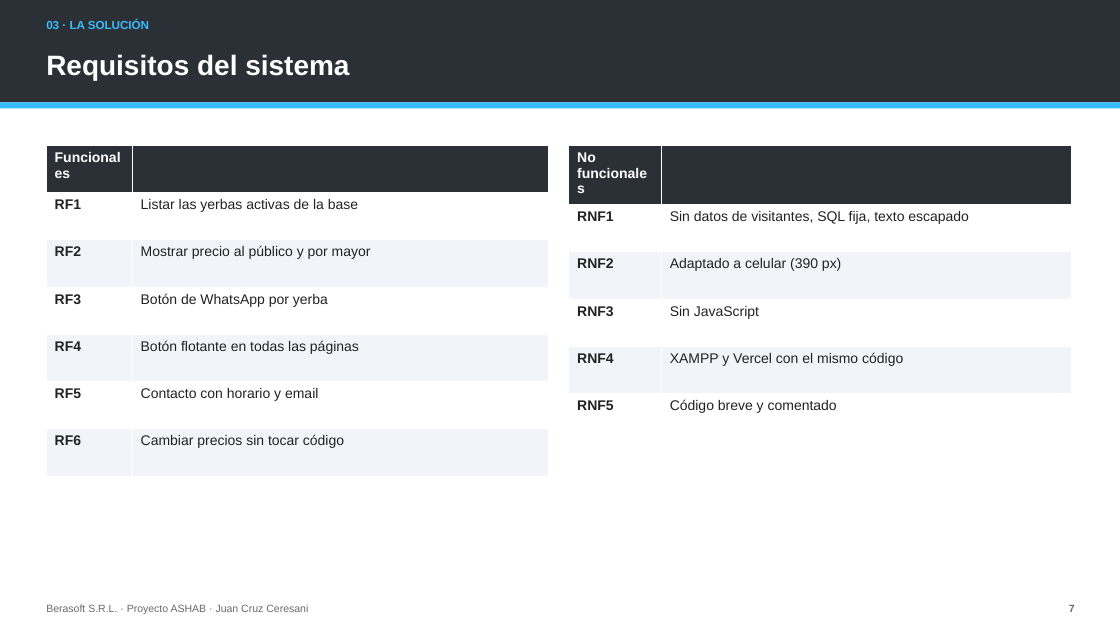
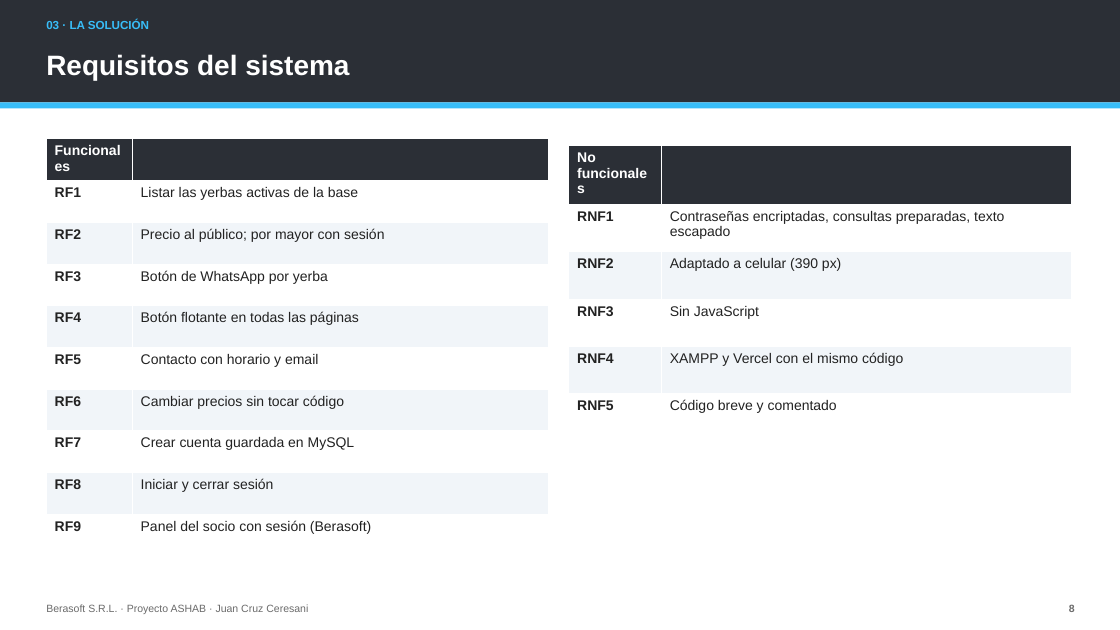
Before and after one commit to Gambeta-latorre/proyecto-consultora, a slide deck: slide 8 of 06_Documentos/Presentacion_ASHAB_Berasoft.pptx (slide 7 before the commit). Drawn at 1120x630 pixels with LibreOffice and Linux fonts; fonts in the diff are those of the drawing. Boxes give left, top, right and bottom in pixels: in the first picture for what was removed or moved away, otherwise in the second. Text is boxed around its words. In the diff, an @@ line names an element or a change of style, - is before the commit and + after.

```diff
--- a/06_Documentos/Presentacion_ASHAB_Berasoft.pptx
+++ b/06_Documentos/Presentacion_ASHAB_Berasoft.pptx
@@ table at box(46, 139, 549, 555) @@
-row 3, column 2: Mostrar precio al público y por mayor
+row 3, column 2: Precio al público; por mayor con sesión
+row 8: RF7 | Crear cuenta guardada en MySQL
+row 9: RF8 | Iniciar y cerrar sesión
+row 10: RF9 | Panel del socio con sesión (Berasoft)
@@ table: place and size @@
-table at box(46, 145, 549, 476)
+table at box(46, 139, 549, 555)
@@ table at box(569, 145, 1071, 430) @@
-row 2, column 2: Sin datos de visitantes, SQL fija, texto escapado
+row 2, column 2: Contraseñas encriptadas, consultas preparadas, texto escapado
@@ text at box(1069, 605, 1075, 612): text changed @@
-7
+8
```
Also in this commit, not shown: 24 other slides changed, 2 slides added, 32 other files.
